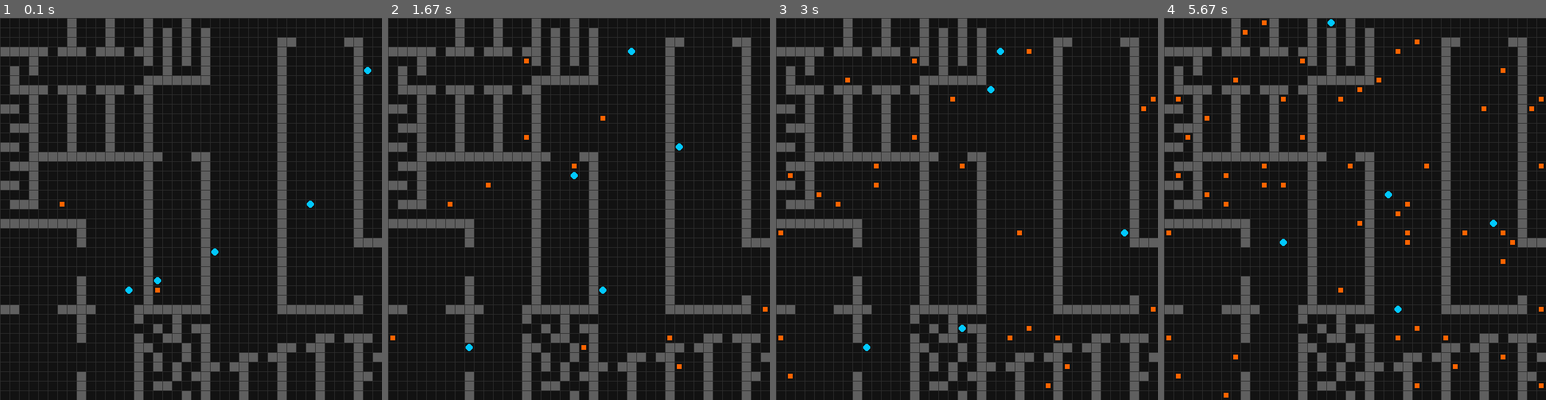
Above: before the commit, frames 1-4 (left to right).
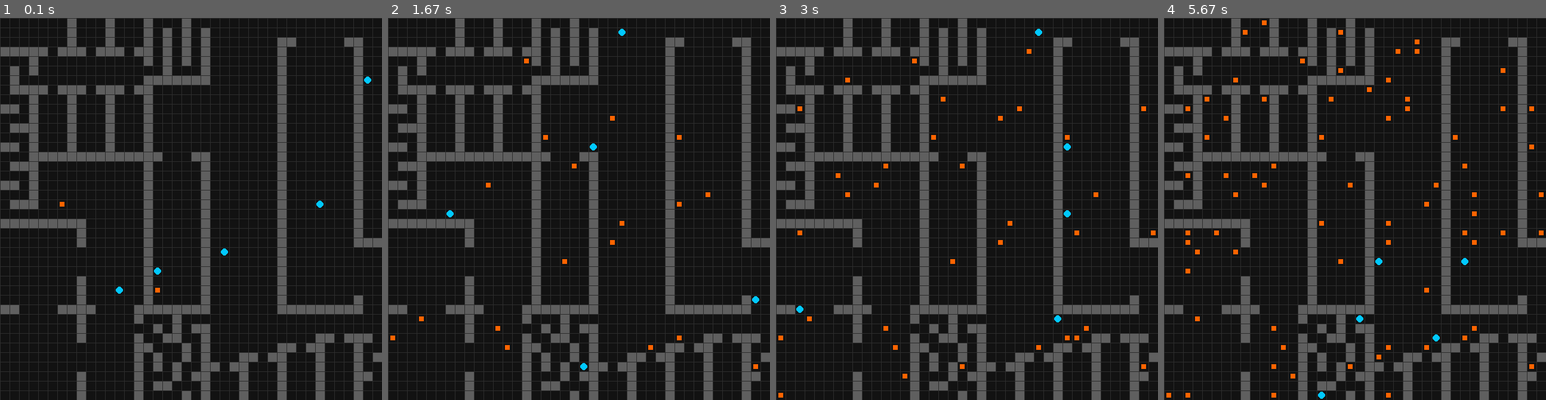
Above: after the commit, the same moments.

Repository: lvburik/TaskAssignmentSimulator
Game: pygame game, started from main.py
Two runs of this game, one before a commit and one after it. Both use one fixed random seed, a clock stepped at 60 frames per second and the inputs below.
Inputs:
- Up to frame 1 (0.1 s): no input
- Up to frame 2 (1.67 s): tap Enter at 0.33 s
- Up to frame 3 (3 s): tap Space at 1.67, 2.07, 2.37, 2.57, 2.9 s
- Up to frame 4 (5.67 s): tap Space at 3.2, 3.4, 3.7, 3.97, 4.3, 4.73, 5.13, 5.43 s

The runs differ from the first frame. In frame 1, 0.3% of the frame differs, in the area x 30-98%, y 12-73%; in frame 2, 0.6%; in frame 3, 0.9%; in frame 4, 1.8%, in the area x 0-100%, y 0-100%.

Commit message:
parameters changed in main

Diff:
--- a/main.py
+++ b/main.py
@@ -1,5 +1,5 @@
 number_of_agents = [5]
-planner_algorithm = ["TheoryOfMindPlanner"]
+planner_algorithm = ["AuctionPlanner"]
 pathfinding_algorithm = ["DoubleDijkstra"]
 world_map = ["Map14.png"]
 number_of_tasks = [100]
@@ -8,7 +8,7 @@
 
 visualization = True
 
-record = True
+record = False
 data_folder_dir = "data/"
 
 
